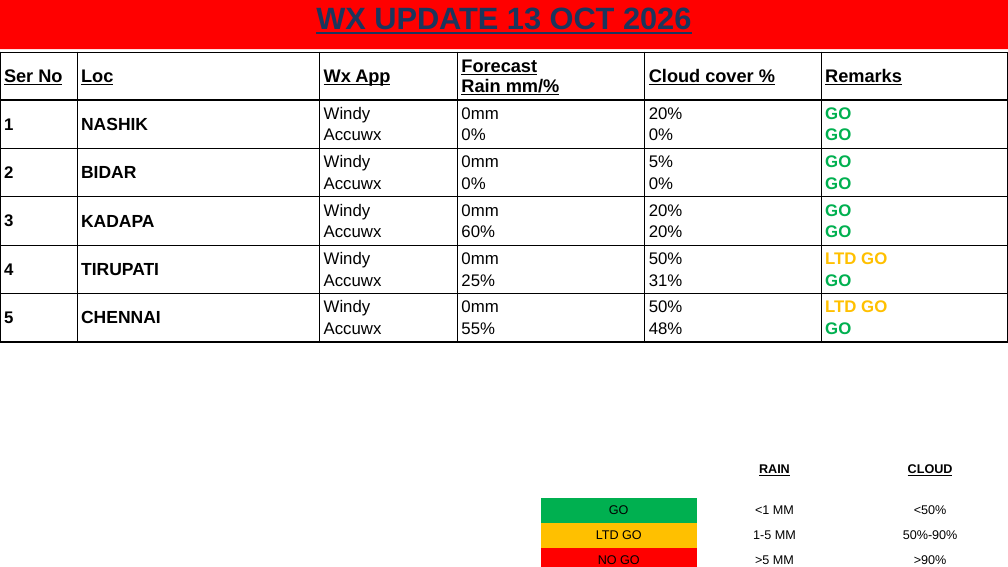
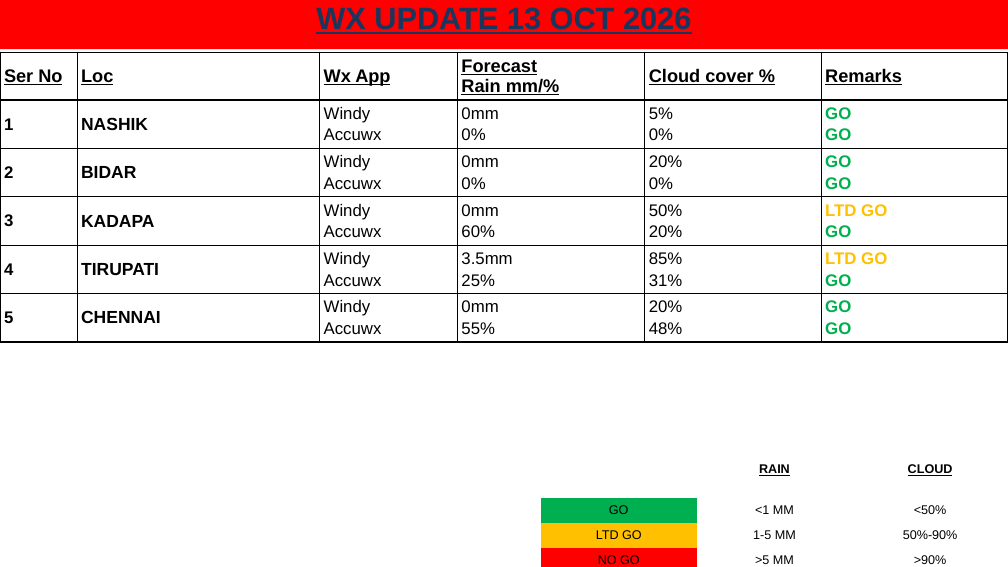
Before and after one commit to SHUBH0613/weather-automation, a slide deck: slide 3 of WX_UPDATE_12_OCT_2026_TO_16_OCT_2026.pptx. Drawn at 1008x567 pixels with LibreOffice and Linux fonts; fonts in the diff are those of the drawing. Boxes give left, top, right and bottom in pixels: in the first picture for what was removed or moved away, otherwise in the second. Text is boxed around its words. In the diff, an @@ line names an element or a change of style, - is before the commit and + after.

Commit message:
fix: Force forecast table to true ECMWF 9km model via dropdown & update PPT for 12-16 Oct

```diff
--- a/WX_UPDATE_12_OCT_2026_TO_16_OCT_2026.pptx
+++ b/WX_UPDATE_12_OCT_2026_TO_16_OCT_2026.pptx
@@ table at (x1=0, y1=52, x2=1008, y2=338) @@
-row 2, column 5: 20% / 0%
+row 2, column 5: 5% / 0%
-row 3, column 5: 5% / 0%
+row 3, column 5: 20% / 0%
-row 4, column 5: 20% / 20%
+row 4, column 5: 50% / 20%
-row 4, column 6: GO / GO
+row 4, column 6: LTD GO / GO
-row 5, column 4: 0mm / 25%
+row 5, column 4: 3.5mm / 25%
-row 5, column 5: 50% / 31%
+row 5, column 5: 85% / 31%
-row 6, column 5: 50% / 48%
+row 6, column 5: 20% / 48%
-row 6, column 6: LTD GO / GO
+row 6, column 6: GO / GO
```
Also in this commit, not shown: 4 other slides changed, 1 other file.
